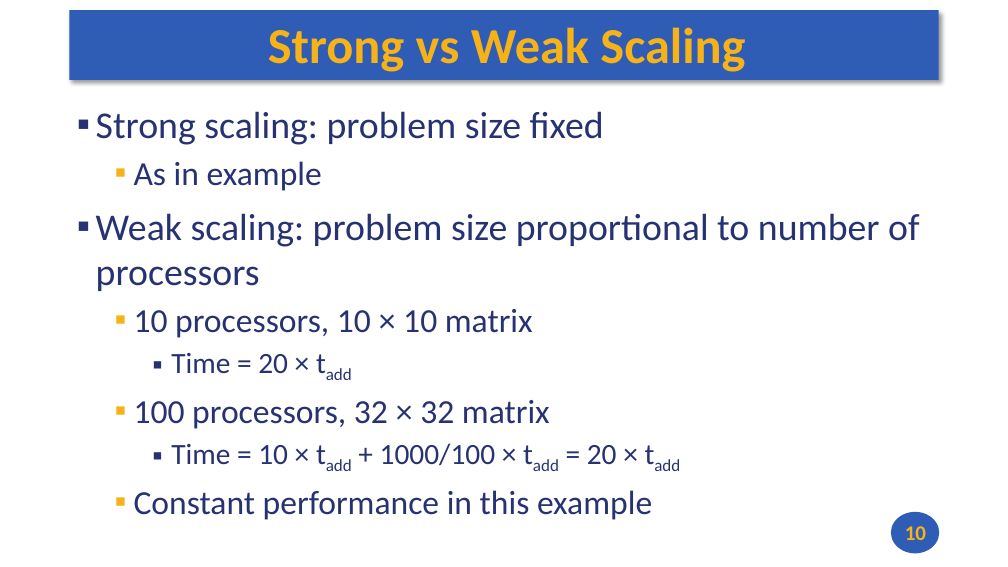
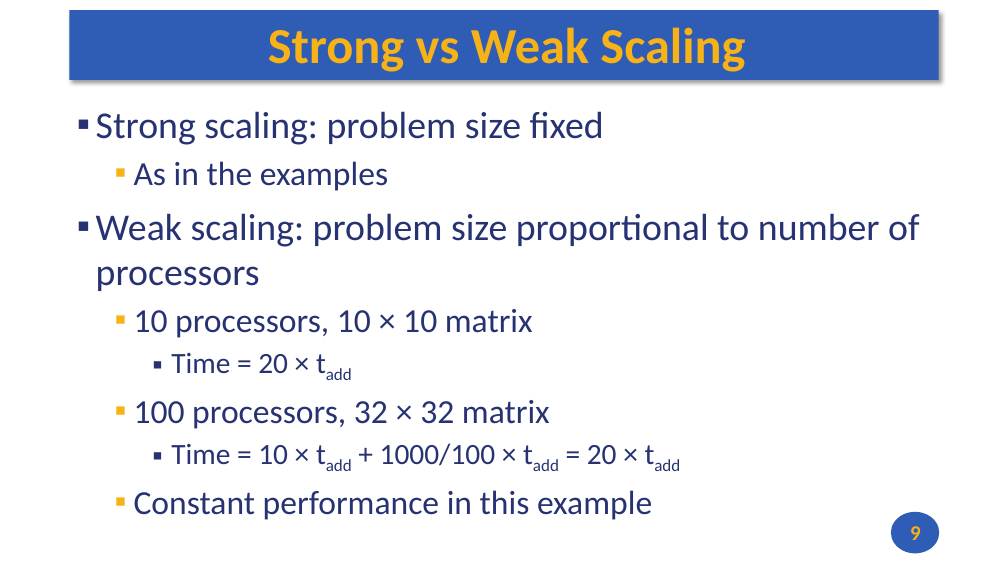
Before and after one commit to andrewt0301/hse-acos-course, a slide deck: slide 9 of docs/part1ca/14_TLP/CA_Lecture_14.pptx (slide 10 before the commit). Drawn at 1008x567 pixels with LibreOffice and Linux fonts; fonts in the diff are those of the drawing. Boxes give left, top, right and bottom in pixels: in the first picture for what was removed or moved away, otherwise in the second. Text is boxed around its words. In the diff, an @@ line names an element or a change of style, - is before the commit and + after.

```diff
--- a/docs/part1ca/14_TLP/CA_Lecture_14.pptx
+++ b/docs/part1ca/14_TLP/CA_Lecture_14.pptx
@@ text at (134,161,388,191): text changed @@
-  ▪ As in example
+  ▪ As in the examples
@@ page number at (910,526,921,540): text changed @@
-10
+9
```
Also in this commit, not shown: 11 other slides changed, 3 slides added, 2 other files.
